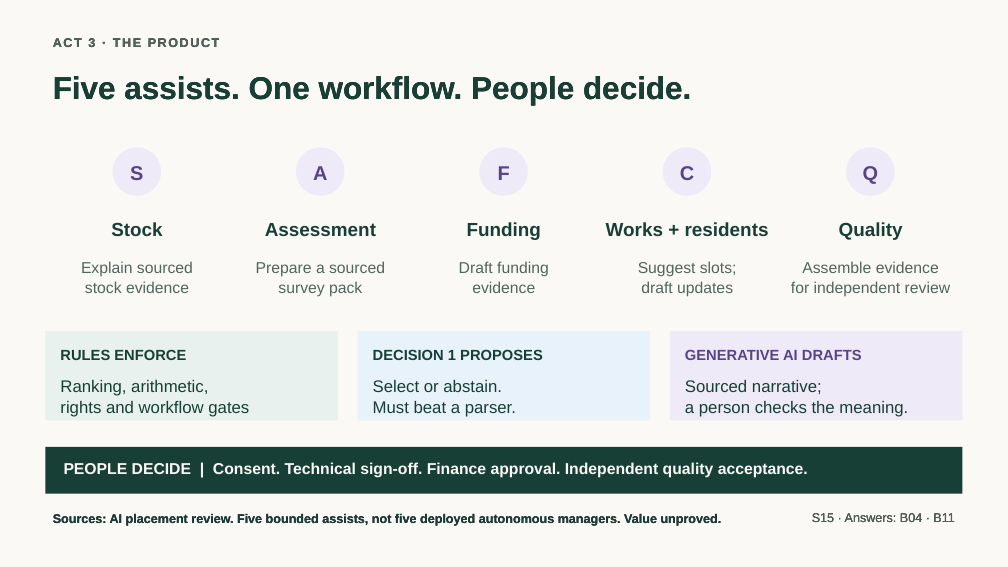
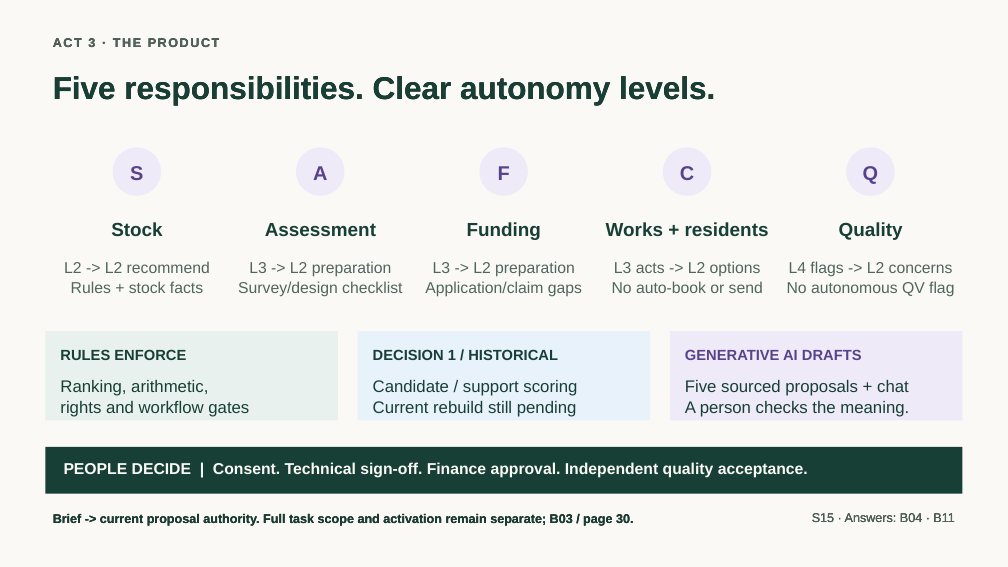
Before and after one commit to jmservera/ama, a slide deck: slide 16 of docs/capstone/deck/zava-forward-cowork-v2-draft.pptx. Drawn at 1008x567 pixels with LibreOffice and Linux fonts; fonts in the diff are those of the drawing. Boxes give left, top, right and bottom in pixels: in the first picture for what was removed or moved away, otherwise in the second. Text is boxed around its words. In the diff, an @@ line names an element or a change of style, - is before the commit and + after.

```diff
--- a/docs/capstone/deck/zava-forward-cowork-v2-draft.pptx
+++ b/docs/capstone/deck/zava-forward-cowork-v2-draft.pptx
@@ text at box(53, 76, 715, 105): text changed @@
-Five assists. One workflow. People decide.
+Five responsibilities. Clear autonomy levels.
@@ text at box(64, 261, 210, 293): text changed @@
-Explain sourced
-stock evidence
+L2 -> L2 recommend
+Rules + stock facts
@@ text at box(238, 261, 402, 297): text changed @@
-Prepare a sourced
-survey pack
+L3 -> L2 preparation
+Survey/design checklist
@@ text at box(425, 261, 582, 297): text changed @@
-Draft funding
-evidence
+L3 -> L2 preparation
+Application/claim gaps
@@ text at box(612, 261, 763, 293): text changed @@
-Suggest slots;
-draft updates
+L3 acts -> L2 options
+No auto-book or send
@@ text at box(787, 261, 954, 296): text changed @@
-Assemble evidence
-for independent review
+L4 flags -> L2 concerns
+No autonomous QV flag
@@ text at box(373, 349, 558, 360): text changed @@
-DECISION 1 PROPOSES
+DECISION 1 / HISTORICAL
@@ text at box(373, 380, 577, 417): text changed @@
-Select or abstain.
-Must beat a parser.
+Candidate / support scoring
+Current rebuild still pending
@@ text at box(685, 380, 909, 417): text changed @@
-Sourced narrative;
-a person checks the meaning.
+Five sourced proposals + chat
+A person checks the meaning.
@@ text at box(53, 513, 633, 526): text changed @@
-Sources: AI placement review. Five bounded assists, not five deployed autonomous managers. Value unproved.
+Brief -> current proposal authority. Full task scope and activation remain separate; B03 / page 30.
```
Also in this commit, not shown: 10 other slides changed, 15 other files.
